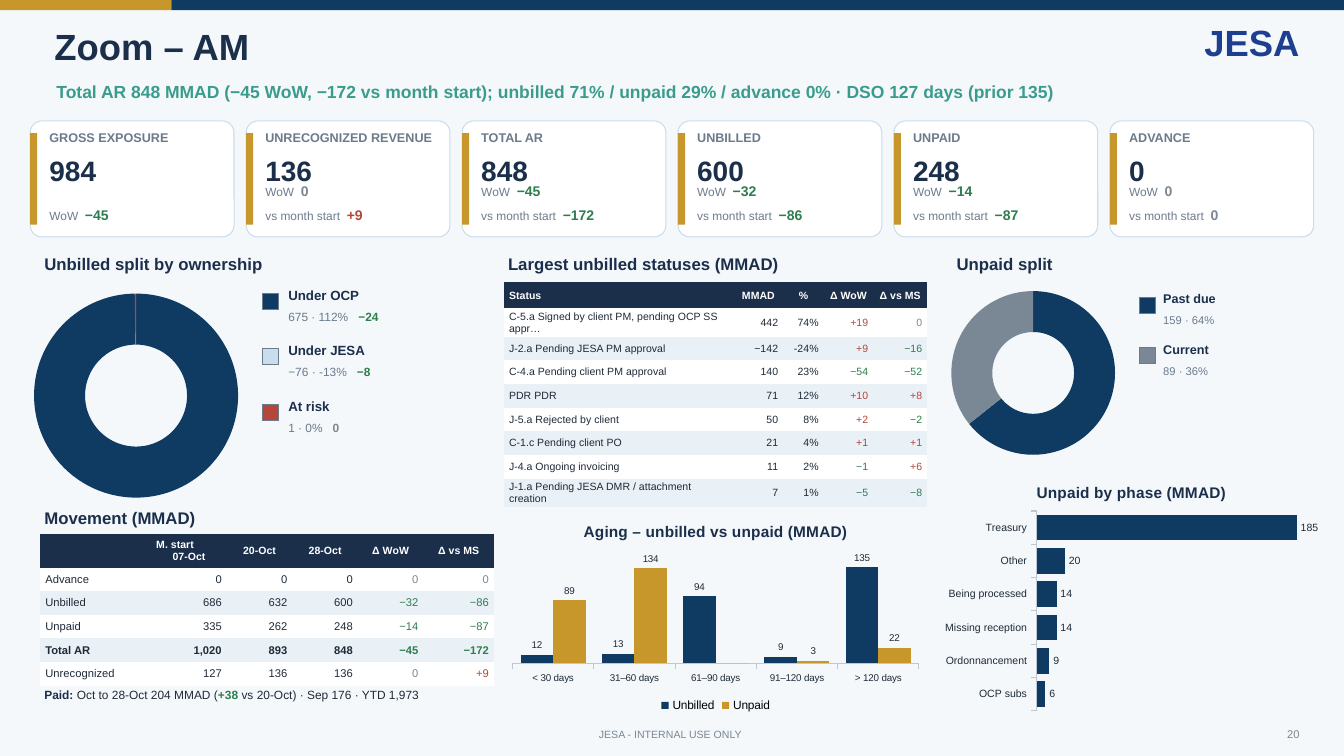
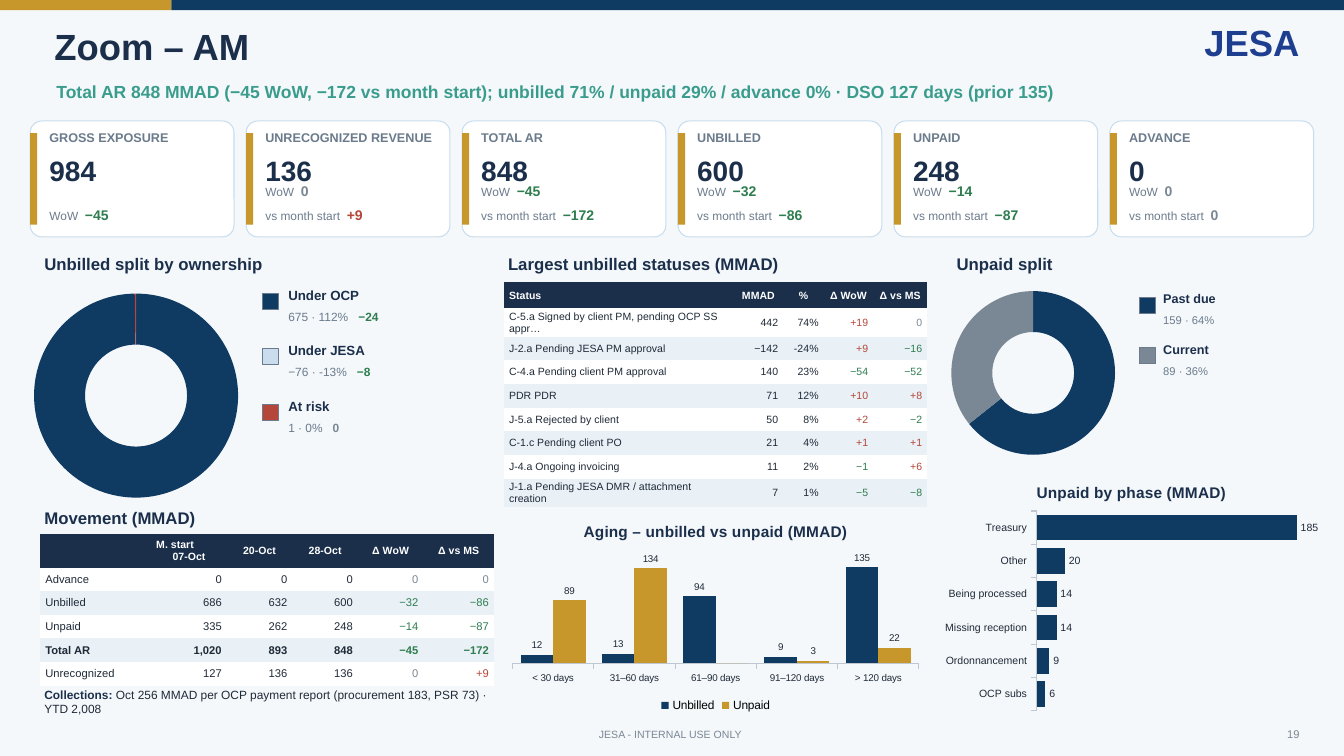
Before and after one commit to cherkaouihassan-art/Skills-Repo, a slide deck: slide 19 of weekly-ar-cash-deck/output/JESA_AR_Cash_Position_Nov_W1_2026-11-04_DRAFT.pptx (slide 20 before the commit). Drawn at 1344x756 pixels with LibreOffice and Linux fonts; fonts in the diff are those of the drawing. Boxes give left, top, right and bottom in pixels: in the first picture for what was removed or moved away, otherwise in the second. Text is boxed around its words. In the diff, an @@ line names an element or a change of style, - is before the commit and + after.

```diff
--- a/weekly-ar-cash-deck/output/JESA_AR_Cash_Position_Nov_W1_2026-11-04_DRAFT.pptx
+++ b/weekly-ar-cash-deck/output/JESA_AR_Cash_Position_Nov_W1_2026-11-04_DRAFT.pptx
@@ text at (x1=44, y1=690, x2=479, y2=715): text changed @@
-Paid: Oct to 28-Oct 204 MMAD (+38 vs 20-Oct) · Sep 176 · YTD 1,973
+Collections: Oct 256 MMAD per OCP payment report (procurement 183, PSR 73) · YTD 2,008
@@ text at (x1=1287, y1=730, x2=1299, y2=738): text changed @@
-20
+19
```
Also in this commit, not shown: 37 other slides changed, 1 slide removed, 10 other files.
